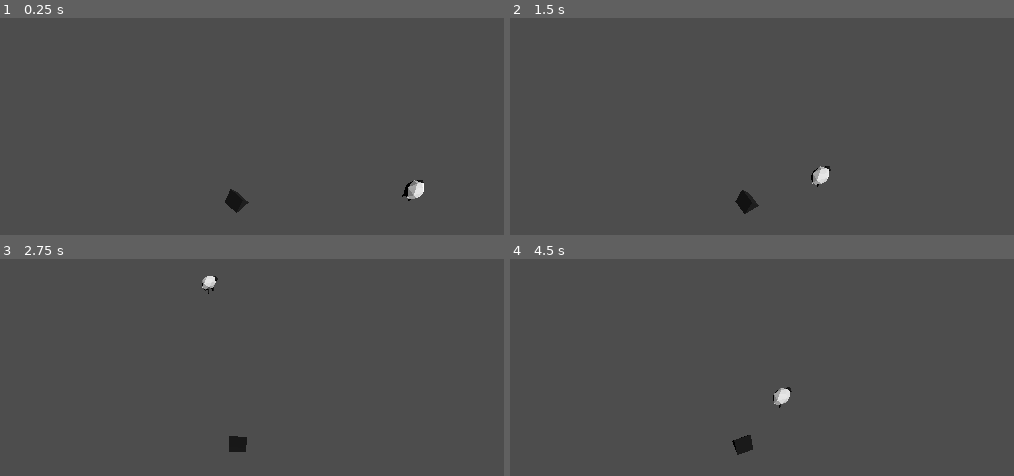
Above: before the commit, frames 1-4 (two rows, left to right).
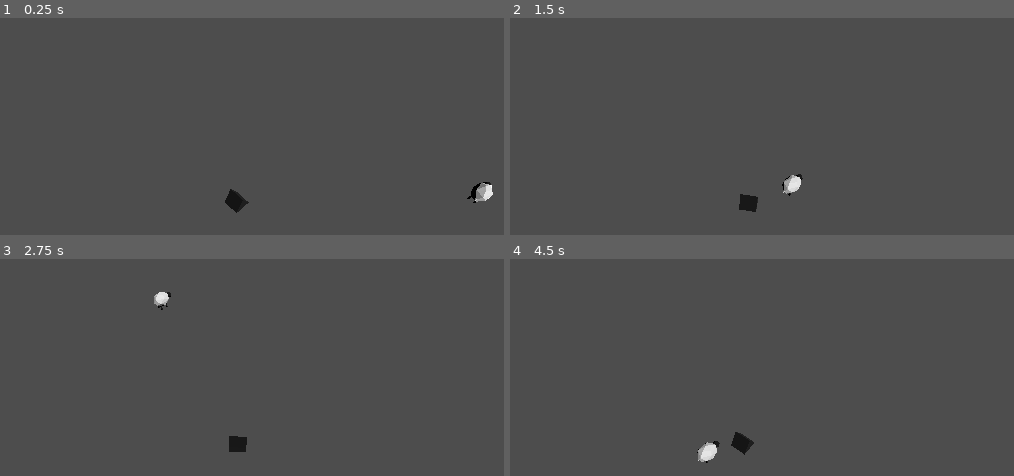
Above: after the commit, the same moments.

Repository: thygrrr/minijam-2023-11
Game: Godot game, scene res://game-moritz.tscn
The game is run twice, just before and just after one commit, with the same random seed, the same clock (stepped at 60 frames per second) and the same inputs.
Inputs:
- Up to frame 1 (0.25 s): no input
- Up to frame 2 (1.5 s): hold D (right) 0.53-1.28 s; hold S (down) from 1.28 s (still down)
- Up to frame 3 (2.75 s): release S (down) at 2.03 s; hold D (right) from 2.03 s (still down)
- Up to frame 4 (4.5 s): release D (right) at 2.78 s; hold W (up) 2.78-3.53 s; hold A (left) from 3.53 s (still down)

The runs differ from the first frame. In frame 1, 0.6% of the frame differs, in the area x 79-98%, y 74-86%; in frame 2, 0.6%, in the area x 44-64%, y 68-91%; in frame 3, 0.3%; in frame 4, 0.6%.

Commit message:
simple evasion response

Diff:
--- a/actors/sheep.tscn
+++ b/actors/sheep.tscn
@@ -1,9 +1,12 @@
-[gd_scene load_steps=4 format=3 uid="uid://cf1r412lc4j4y"]
+[gd_scene load_steps=5 format=3 uid="uid://cf1r412lc4j4y"]
 
 [ext_resource type="PackedScene" uid="uid://csa04bbxl75xp" path="res://actors/SM_Sheep.glb" id="1_0vio2"]
 [ext_resource type="Script" path="res://code/SheepEvasion.gd" id="1_dfq6n"]
 
 [sub_resource type="SphereShape3D" id="SphereShape3D_bx7et"]
+
+[sub_resource type="SphereShape3D" id="SphereShape3D_j67cp"]
+radius = 5.0
 
 [node name="Sheep" type="Node3D"]
 script = ExtResource("1_dfq6n")
@@ -19,5 +22,10 @@
 [node name="CollisionShape3D" type="CollisionShape3D" parent="RigidBody3D"]
 shape = SubResource("SphereShape3D_bx7et")
 
-[connection signal="body_entered" from="RigidBody3D" to="." method="_on_rigid_body_3d_body_entered"]
-[connection signal="body_exited" from="RigidBody3D" to="." method="_on_rigid_body_3d_body_exited"]
+[node name="Area3D" type="Area3D" parent="."]
+
+[node name="CollisionShape3D" type="CollisionShape3D" parent="Area3D"]
+shape = SubResource("SphereShape3D_j67cp")
+
+[connection signal="area_exited" from="Area3D" to="." method="_on_area_3d_area_exited"]
+[connection signal="body_entered" from="Area3D" to="." method="_on_area_3d_body_entered"]
--- a/code/SheepEvasion.gd
+++ b/code/SheepEvasion.gd
@@ -1,15 +1,17 @@
 extends Node
 
 var dog : Node3D
-
-func _on_rigid_body_3d_body_entered(body):
-	dog = body
-
-
-func _on_rigid_body_3d_body_exited(body):
-	dog = null
 
 func _process(delta):
 	#Move away from dog
 	if dog:
 		print("want to move away.")
+
+
+func _on_area_3d_body_entered(body):
+	if body.name == "Dog Controller":
+		dog = body
+
+
+func _on_area_3d_area_exited(area):
+	dog = null
--- a/game-moritz.tscn
+++ b/game-moritz.tscn
@@ -11,7 +11,7 @@
 transform = Transform3D(1, 0, 0, 0, 1, 0, 0, 0, 1, -5.43786, -1.04697, -3.93095)
 
 [node name="Sheep" parent="." instance=ExtResource("2_c4ghx")]
-transform = Transform3D(1, 0, 0, 0, 1, 0, 0, 0, 1, -2.58085, 0, -0.857023)
+transform = Transform3D(1, 0, 0, 0, 1, 0, 0, 0, 1, 0.16029, 0, 2.02581)
 
 [node name="DirectionalLight3D" type="DirectionalLight3D" parent="."]
 transform = Transform3D(1, 0, 0, 0, 0.586033, 0.810287, 0, -0.810287, 0.586033, 0, 0, 0)
